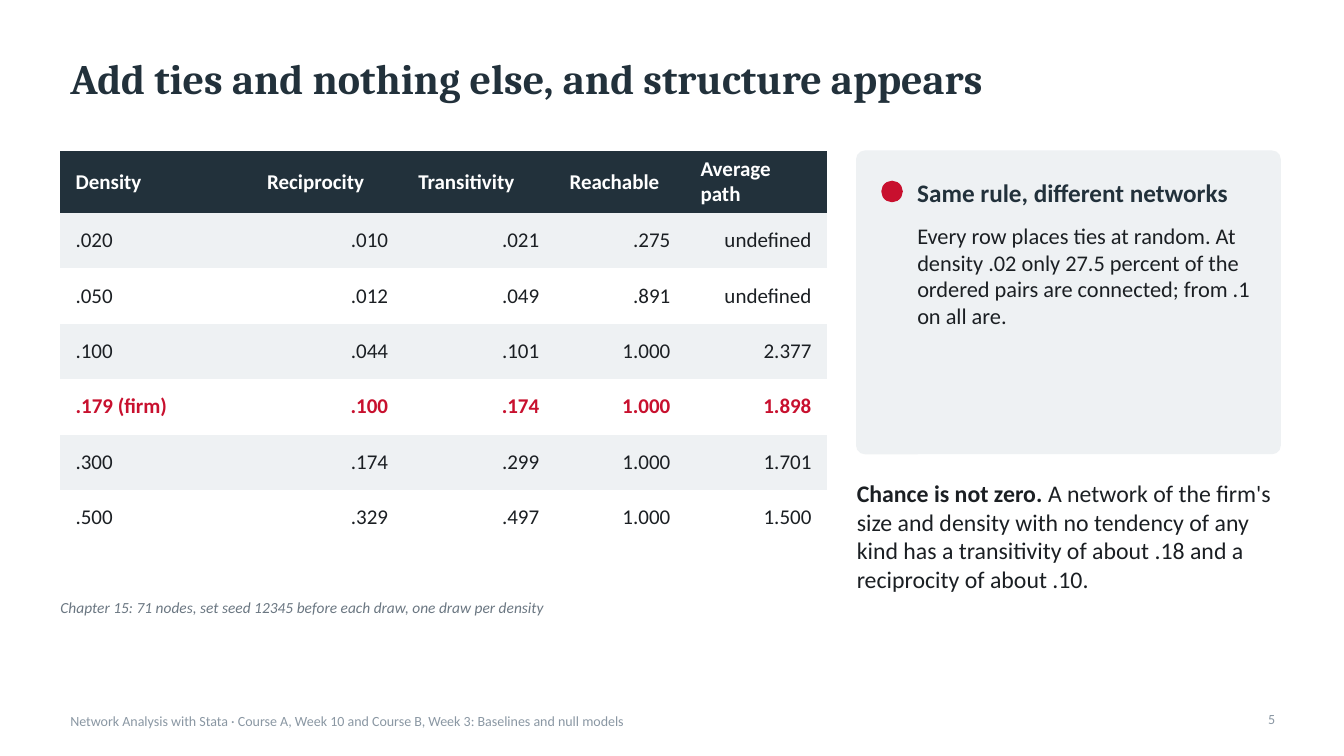
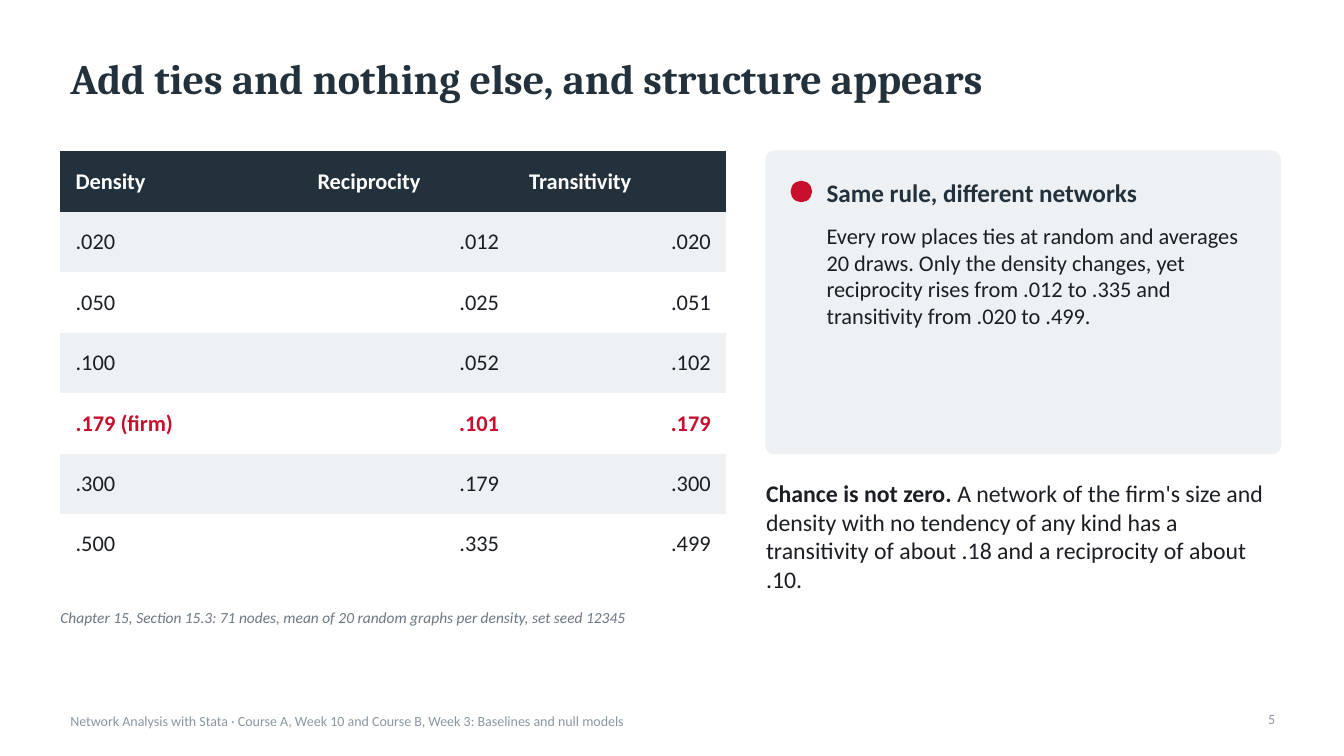
Before and after one commit to thomas-u-grund/nwcommands, a slide deck: slide 5 of website/book/teaching/slides/courseA_week10_baselines.pptx. Drawn at 1344x756 pixels with LibreOffice and Linux fonts; fonts in the diff are those of the drawing. Boxes give left, top, right and bottom in pixels: in the first picture for what was removed or moved away, otherwise in the second. Text is boxed around its words. In the diff, an @@ line names an element or a change of style, - is before the commit and + after.

```diff
--- a/website/book/teaching/slides/courseA_week10_baselines.pptx
+++ b/website/book/teaching/slides/courseA_week10_baselines.pptx
@@ table at (60,151,726,555) @@
-column 2: Reciprocity | .010 | .012 | .044 | .100 | .174 | .329
-column 3: Transitivity | .021 | .049 | .101 | .174 | .299 | .497
-column 4: Reachable | .275 | .891 | 1.000 | 1.000 | 1.000 | 1.000
-column 5: Average path | undefined | undefined | 2.377 | 1.898 | 1.701 | 1.500
+column 2: Reciprocity | .012 | .025 | .052 | .101 | .179 | .335
+column 3: Transitivity | .020 | .051 | .102 | .179 | .300 | .499
@@ table: place and size @@
-table at (60,151,827,528)
+table at (60,151,726,555)
@@ rounded rectangle: place and size @@
-rounded rectangle at (857,151,1280,454)
+rounded rectangle at (766,151,1280,454)
@@ text "Same rule, different networks": place and size @@
-text "Same rule, different networks" at (917,184,1228,205)
+text "Same rule, different networks" at (827,184,1137,205)
@@ ellipse: place and size @@
-ellipse at (882,181,902,202)
+ellipse at (791,181,812,202)
@@ text at (827,228,1238,328): text changed @@
-Every row places ties at random. At density .02 only 27.5 percent of the ordered pairs are connected; from .1 on all are.
+Every row places ties at random and averages 20 draws. Only the density changes, yet reciprocity rises from .012 to .335 and transitivity from .020 to .499.
@@ text "Chance is not zero. A ..." rewrapped from (857,485,1271,592) to (766,485,1262,588) @@
@@ text at (60,612,625,626): text changed @@
-Chapter 15: 71 nodes, set seed 12345 before each draw, one draw per density
+Chapter 15, Section 15.3: 71 nodes, mean of 20 random graphs per density, set seed 12345
```
Also in this commit, not shown: 9 other slides changed, 7 other files.
